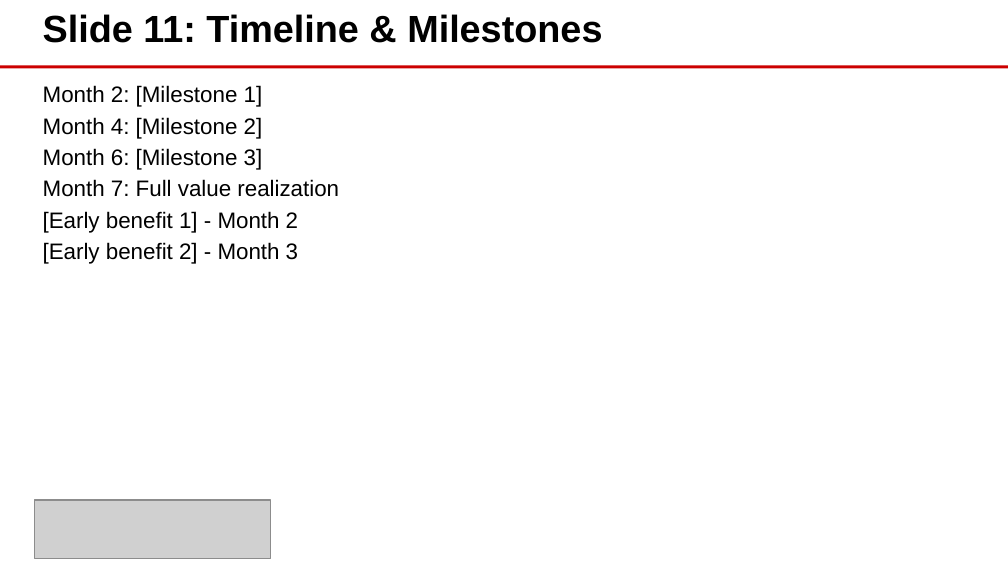
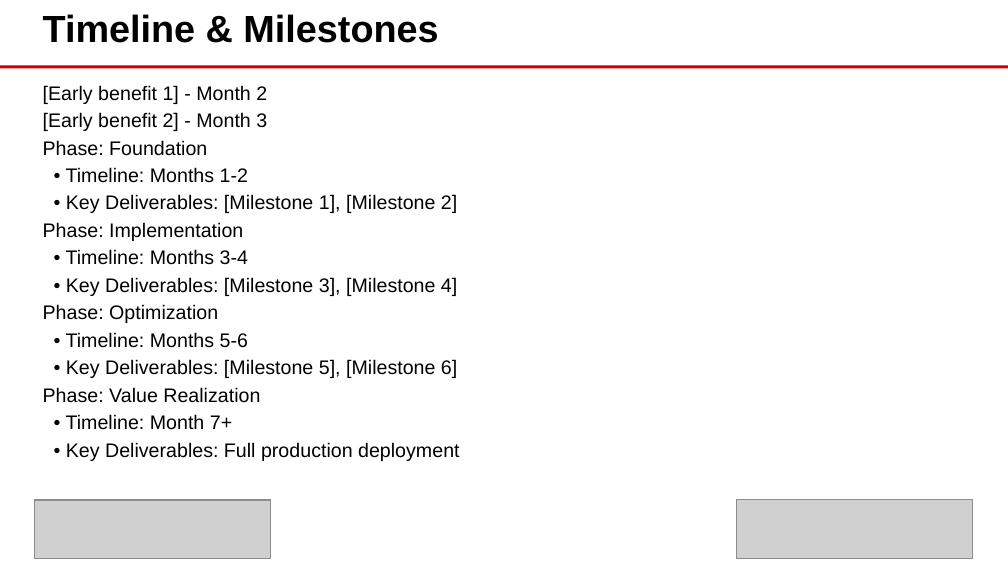
Before and after one commit to eoframework/solutions, a slide deck: slide 6 of solution-template/sample-provider/sample-category/sample-solution/presales/solution-briefing.pptx (slide 12 before the commit). Drawn at 1008x567 pixels with LibreOffice and Linux fonts; fonts in the diff are those of the drawing; grey boxes stand for pictures; background and template pictures are left out. Boxes give left, top, right and bottom in pixels: in the first picture for what was removed or moved away, otherwise in the second. Text is boxed around its words. In the diff, an @@ line names an element or a change of style, - is before the commit and + after.

```diff
--- a/solution-template/sample-provider/sample-category/sample-solution/presales/solution-briefing.pptx
+++ b/solution-template/sample-provider/sample-category/sample-solution/presales/solution-briefing.pptx
@@ text at bbox=[43, 14, 438, 43]: text changed @@
-Slide 11: Timeline & Milestones
+Timeline & Milestones
@@ text at bbox=[43, 85, 339, 197]: paragraphs removed @@
-Month 2: [Milestone 1]
-Month 4: [Milestone 2]
-Month 6: [Milestone 3]
-Month 7: Full value realization
@@ text at bbox=[43, 85, 267, 131]: size 16 to 14 pt in "[Early benefit 1] - Month 2", "[Early benefit 2] - Month 3" @@
@@ text at bbox=[43, 140, 459, 461]: paragraphs added @@
+Phase: Foundation
+• Timeline: Months 1-2
+• Key Deliverables: [Milestone 1], [Milestone 2]
+Phase: Implementation
+• Timeline: Months 3-4
+• Key Deliverables: [Milestone 3], [Milestone 4]
+Phase: Optimization
+• Timeline: Months 5-6
+• Key Deliverables: [Milestone 5], [Milestone 6]
+Phase: Value Realization
+• Timeline: Month 7+
+• Key Deliverables: Full production deployment
@@ picture added at bbox=[737, 500, 973, 558] @@
```
Also in this commit, not shown: 5 other slides changed, 1 slide added, 13 slides removed, 2 other files.
